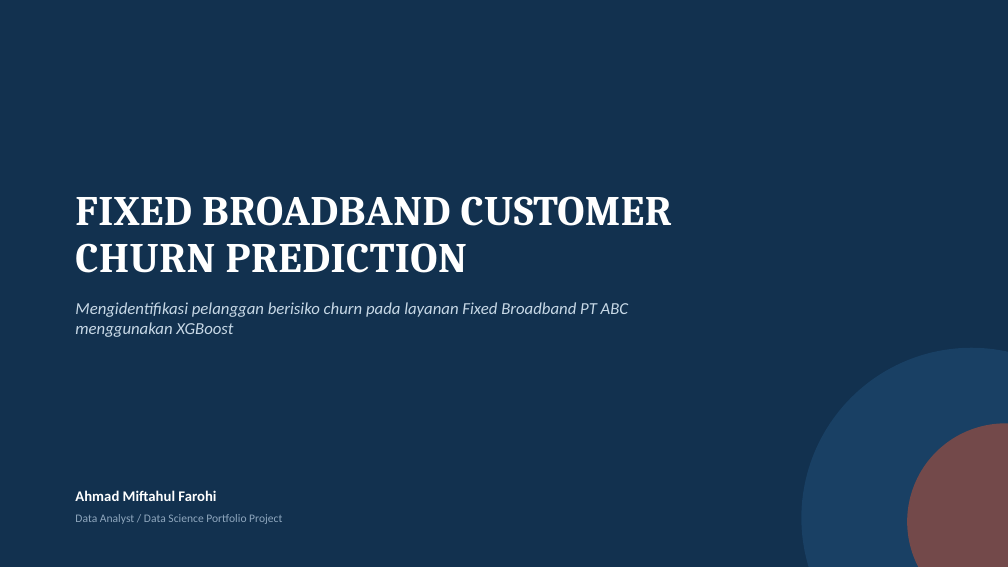
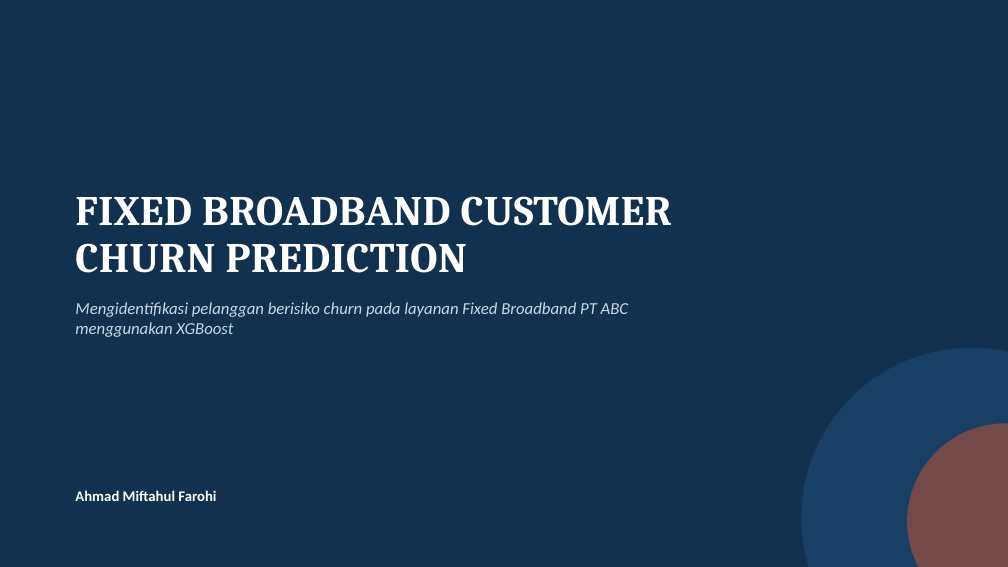
Before and after one commit to mieffarohi/customer-churn-prediction, a slide deck: slide 1 of Customer Churn Prediction - PT ABC.pptx. Drawn at 1008x567 pixels with LibreOffice and Linux fonts; fonts in the diff are those of the drawing. Boxes give left, top, right and bottom in pixels: in the first picture for what was removed or moved away, otherwise in the second. Text is boxed around its words. In the diff, an @@ line names an element or a change of style, - is before the commit and + after.

```diff
--- a/Customer Churn Prediction - PT ABC.pptx
+++ b/Customer Churn Prediction - PT ABC.pptx
@@ text removed at (75, 514, 282, 524) @@
-Data Analyst / Data Science Portfolio Project
```
Also in this commit, not shown: 9 other slides changed.
